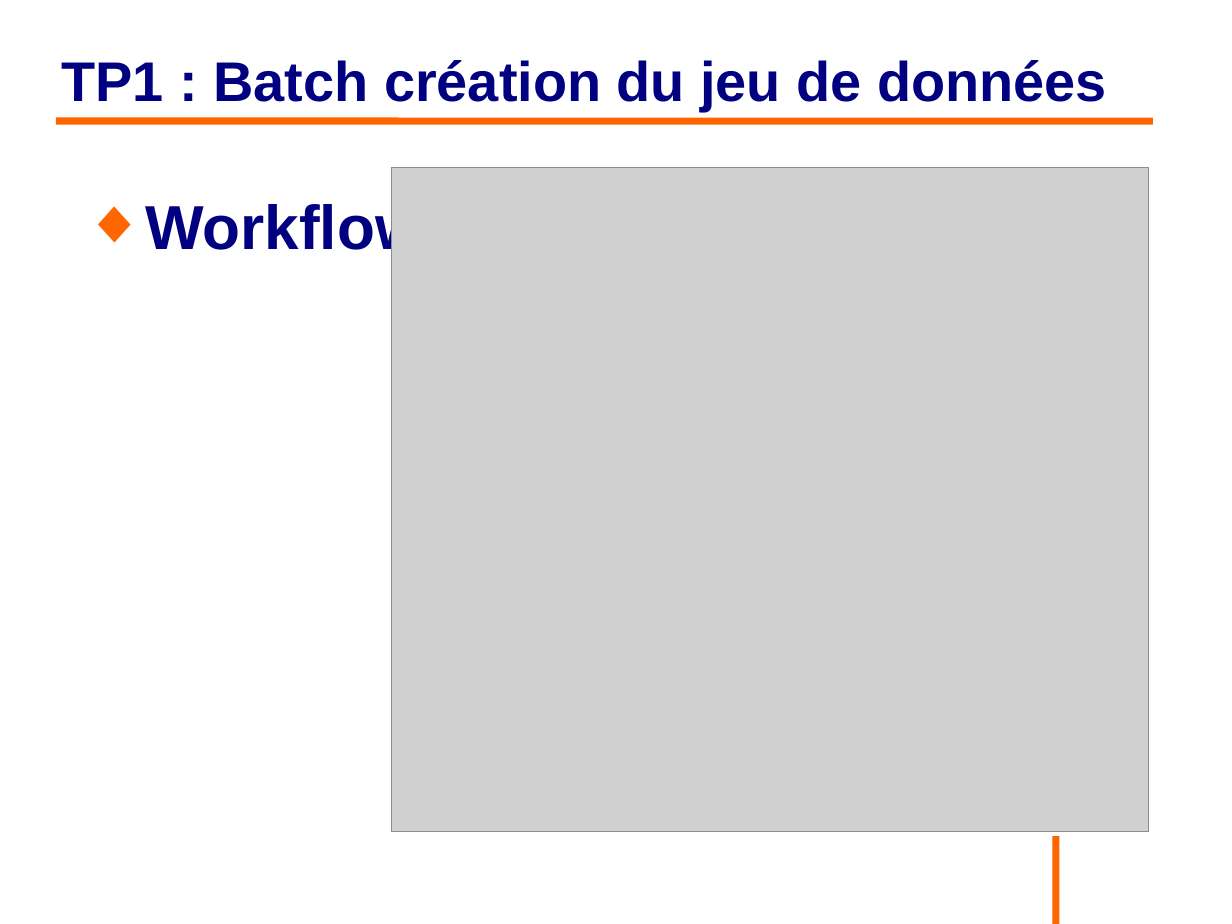
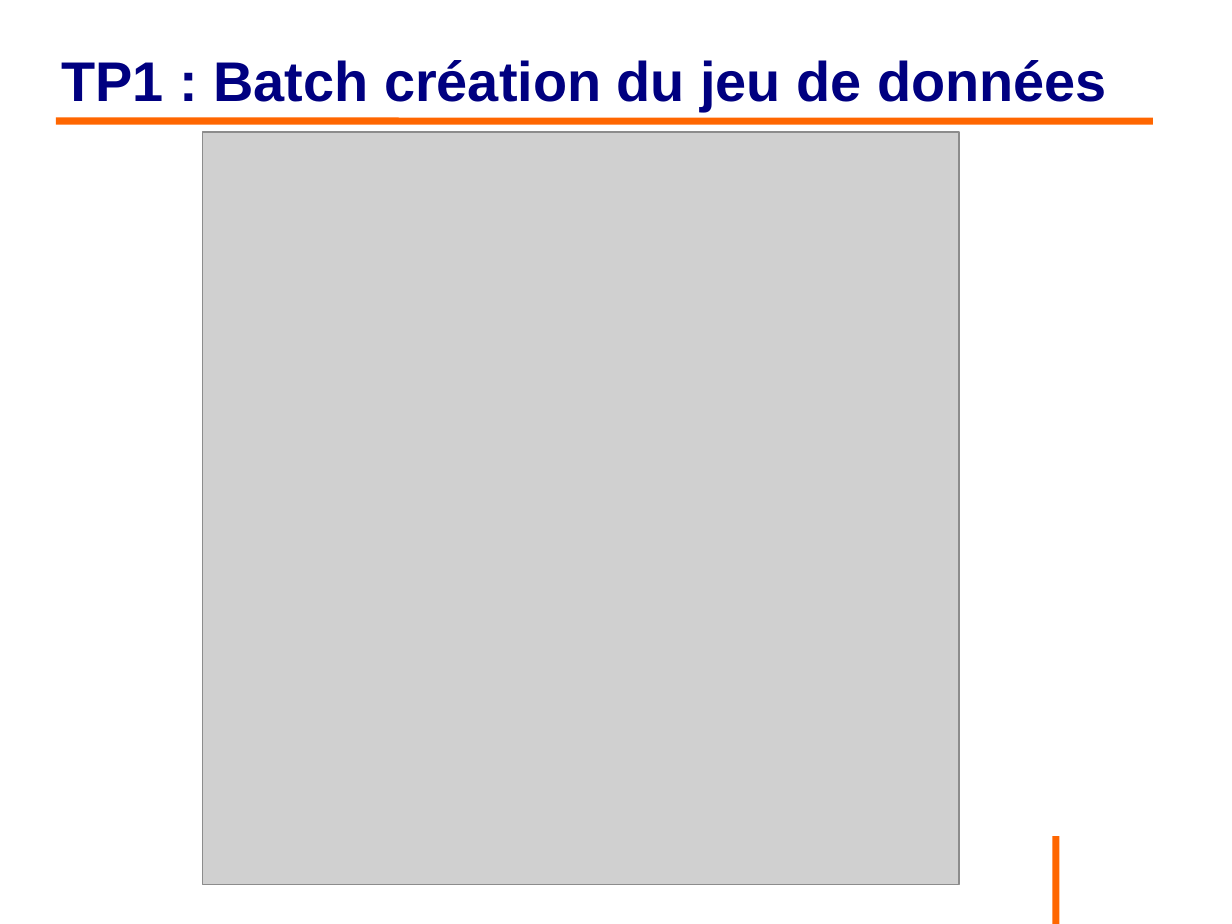
Before and after one commit to philphils/formation-hibernate-avancee, a slide deck: slide 29 of Documentation/diapo_formation_hibernate_avancee.odp. Drawn at 1232x924 pixels with LibreOffice and Linux fonts; fonts in the diff are those of the drawing; grey boxes stand for pictures; background and template pictures are left out. Boxes give left, top, right and bottom in pixels: in the first picture for what was removed or moved away, otherwise in the second. Text is boxed around its words. In the diff, an @@ line names an element or a change of style, - is before the commit and + after.

```diff
--- a/Documentation/diapo_formation_hibernate_avancee.odp
+++ b/Documentation/diapo_formation_hibernate_avancee.odp
@@ picture: place and size @@
-picture at (391, 168, 1148, 832)
+picture at (202, 132, 959, 884)
@@ text removed at (145, 199, 423, 260) @@
-◆ Workflow :
```
Also in this commit, not shown: 5 other slides changed.
